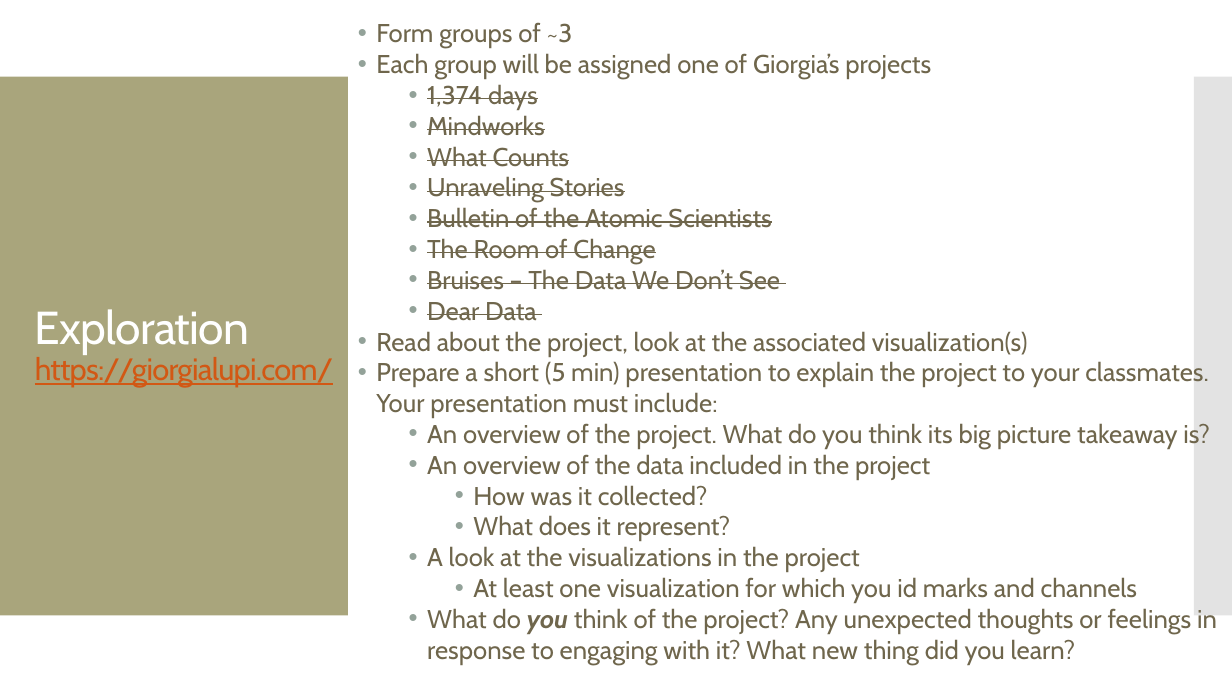
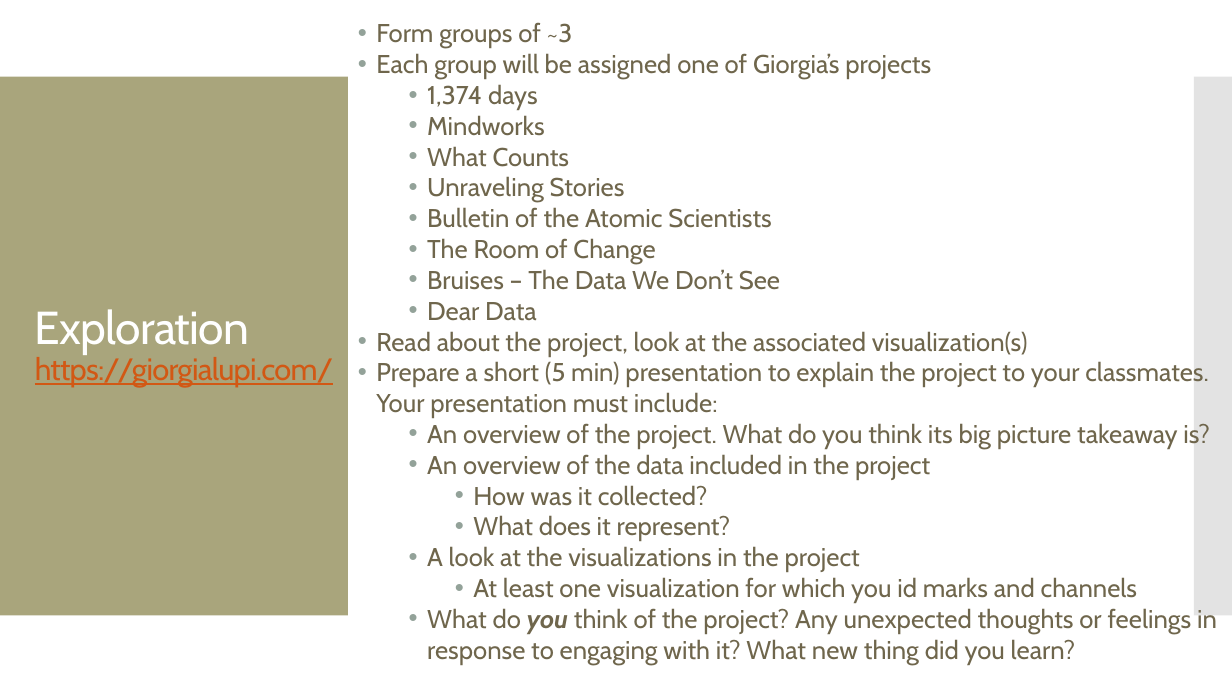
Before and after one commit to amosca01/SDS-CSC109, a slide deck: slide 5 of slides/07-data-humanism.pptx. Drawn at 1232x693 pixels with LibreOffice and Linux fonts; fonts in the diff are those of the drawing. Boxes give left, top, right and bottom in pixels: in the first picture for what was removed or moved away, otherwise in the second. Text is boxed around its words. In the diff, an @@ line names an element or a change of style, - is before the commit and + after.

Commit message:
data humanism

```diff
--- a/slides/07-data-humanism.pptx
+++ b/slides/07-data-humanism.pptx
@@ text at <box>427,84,780,321</box>: strikethrough off in "1,374 days", "Mindworks", "What Counts", "Unraveling Stories" and 4 more places @@
```
Also in this commit, not shown: 1 other slide changed, 13 other files.
